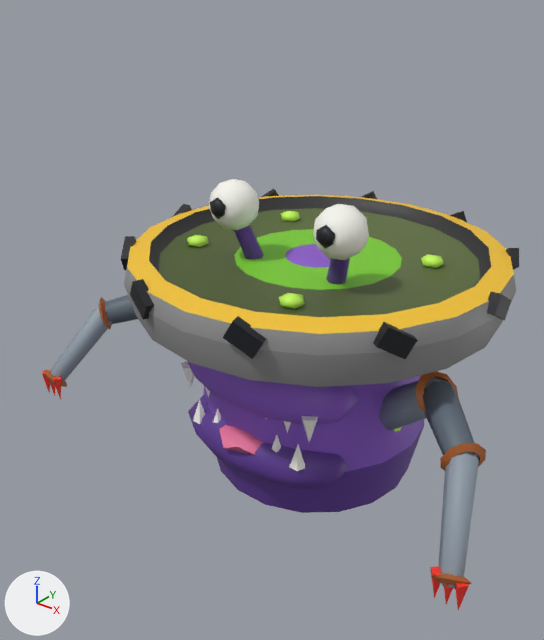
Before and after pictures for a commit that changed the glTF model models/e_boss_mutanten.glb.
Camera for both pictures: a 50 mm lens placed at (4.86, -6.95, 3.75), pointed at (-0.25, -0.56, -0.21). Every picture has the same lights, and +X, +Y and +Z are marked at lower left. The picture after the commit comes second. Both versions are drawn at frame 210 of the action 'hips'; the numbers are the values there.

In view in the first picture: 'basin', 'body', 'eyeballs', 'jaw', 'lip', 'tl0', 'tl1', 'tl2', 'tr1', 'tr2' and 1 more.
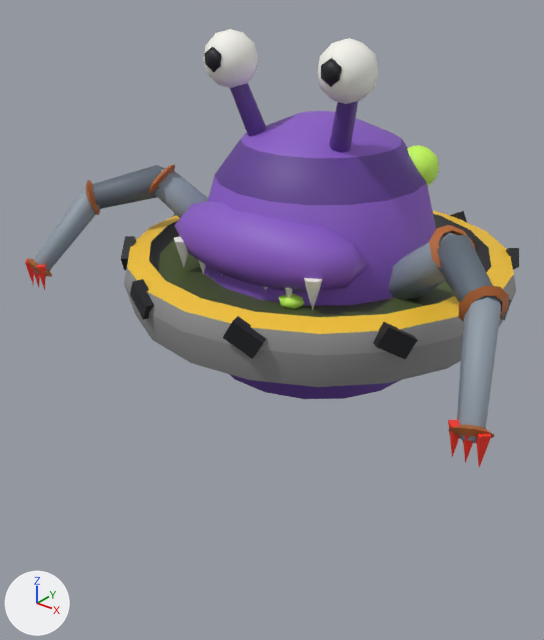
ob_hips is not drawn itself; it is the parent of ob_body.

The change, as a list of edits to the scene's bpy script:
```text
Change ob_hips:
    ob_hips.location: (0.0, 0.0, -2.1) -> (0.0, 0.0, -0.5)
```

What differs and where, as boxes (x1, y1, x2, y2) in the pictures (544 x 640 px):
'body', moved: before (204, 225, 424, 513); after (204, 83, 439, 399)
'lip', moved: before (181, 361, 360, 442); after (174, 201, 368, 310)
'tl2', moved: before (430, 452, 479, 610); after (448, 296, 501, 467)
'eyeballs', moved: before (209, 179, 369, 260); after (203, 29, 378, 104)
'jaw', moved (not visible afterwards): before (188, 395, 350, 490)
'tl1', moved: before (423, 381, 486, 471); after (437, 235, 509, 321)
'tl0', moved: before (379, 371, 459, 430); after (388, 225, 475, 301)
'tr2', moved: before (42, 305, 112, 400); after (25, 189, 100, 290)
'tr1', moved: before (99, 295, 138, 330); after (86, 165, 165, 215)
'tr0', moved (not visible before): after (147, 164, 208, 218)
'pupil', moved: before (210, 197, 335, 249); after (204, 47, 342, 87)
